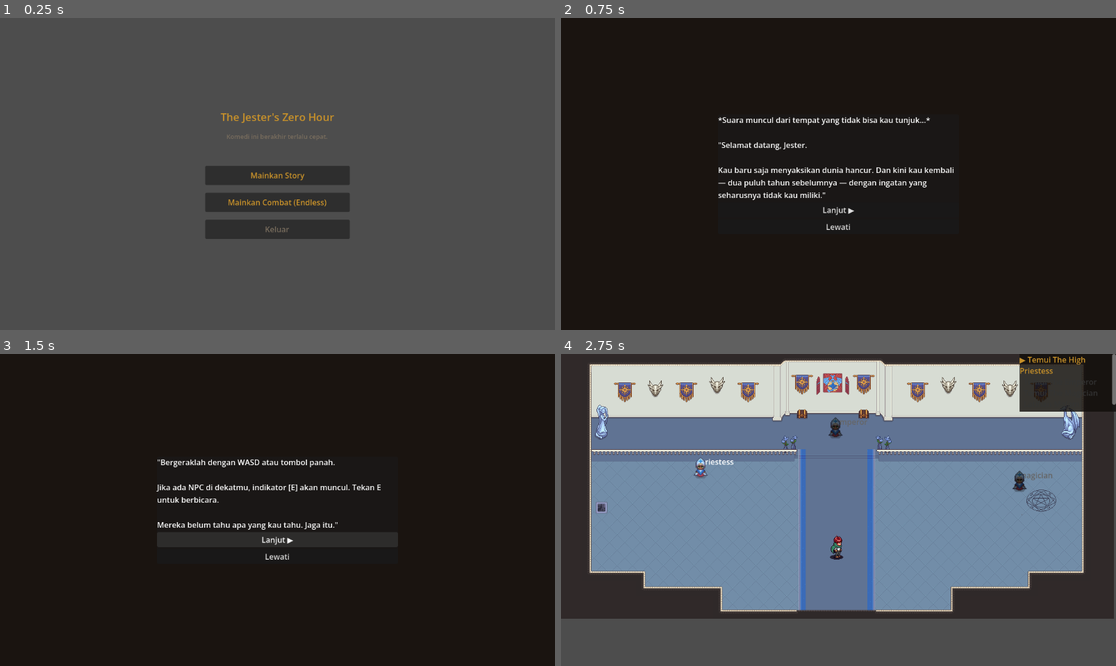
Above: before the commit, frames 1-4 (two rows, left to right).
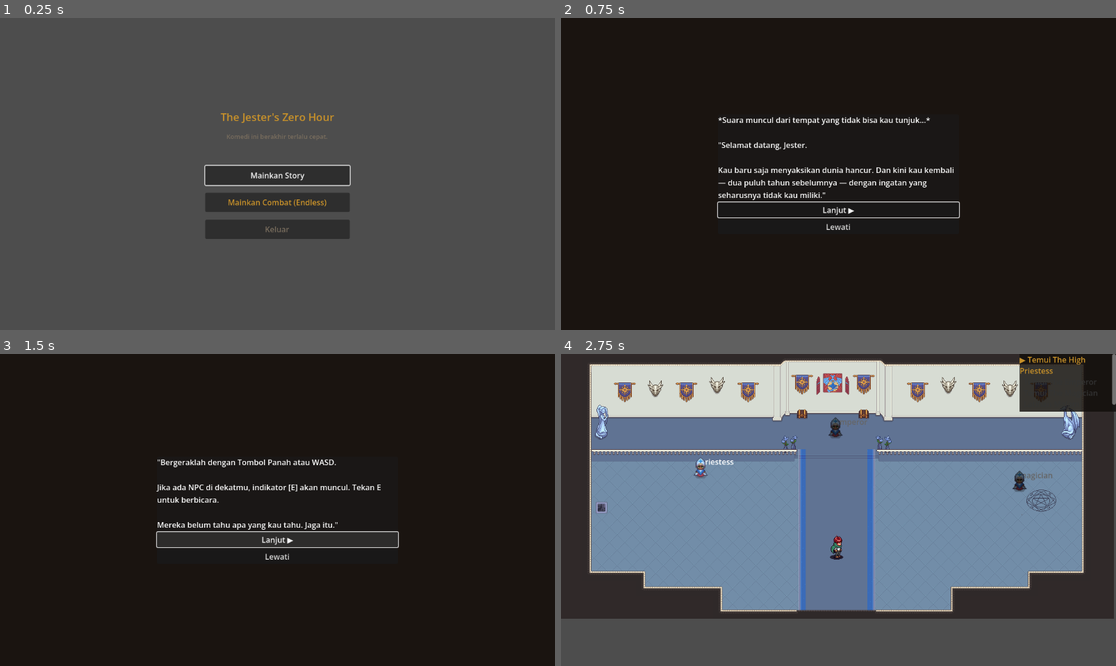
Above: after the commit, the same moments.

Repository: Jofadlan/the-jester-zero-hour
Game: Godot game, scene res://scenes/MainMenu.tscn
Same seed, same stepped clock (60 frames per second), same inputs: the game is played once before the commit and once after it.
Inputs:
- Up to frame 1 (0.25 s): no input
- Up to frame 2 (0.75 s): click "Mainkan Story" at 0.5 s
- Up to frame 3 (1.5 s): click "Lanjut ▶" at 1.25 s
- Up to frame 4 (2.75 s): click "Lewati" at 2 s

The runs differ from the first frame. In frame 1, 0.4% of the frame differs, in the area x 36-64%, y 46-54%; in frame 2, 0.3%; in frame 3, 0.5%, in the area x 28-72%, y 33-63%; in frame 4, nothing differs.

Commit message:
feat: reset story progress and improve keyboard controls
- Add WASD movement bindings
- Add button focus for Enter key navigation
- Reset GameManager state when starting a new story
- Clear collected jokers, corruption, gold, and dialogue flags

Diff:
--- a/project.godot
+++ b/project.godot
@@ -26,6 +26,46 @@
 
 [input]
 
+ui_accept={
+"deadzone": 0.5,
+"events": [Object(InputEventKey,"resource_local_to_scene":false,"resource_name":"","device":0,"window_id":0,"alt_pressed":false,"shift_pressed":false,"ctrl_pressed":false,"meta_pressed":false,"pressed":false,"keycode":4194309,"physical_keycode":0,"key_label":0,"unicode":0,"location":0,"echo":false,"script":null)
+, Object(InputEventKey,"resource_local_to_scene":false,"resource_name":"","device":0,"window_id":0,"alt_pressed":false,"shift_pressed":false,"ctrl_pressed":false,"meta_pressed":false,"pressed":false,"keycode":4194310,"physical_keycode":0,"key_label":0,"unicode":0,"location":0,"echo":false,"script":null)
+, Object(InputEventKey,"resource_local_to_scene":false,"resource_name":"","device":0,"window_id":0,"alt_pressed":false,"shift_pressed":false,"ctrl_pressed":false,"meta_pressed":false,"pressed":false,"keycode":32,"physical_keycode":0,"key_label":0,"unicode":32,"location":0,"echo":false,"script":null)
+, Object(InputEventKey,"resource_local_to_scene":false,"resource_name":"","device":-1,"window_id":0,"alt_pressed":false,"shift_pressed":false,"ctrl_pressed":false,"meta_pressed":false,"pressed":false,"keycode":0,"physical_keycode":69,"key_label":0,"unicode":101,"location":0,"echo":false,"script":null)
+]
+}
+ui_left={
+"deadzone": 0.5,
+"events": [Object(InputEventKey,"resource_local_to_scene":false,"resource_name":"","device":0,"window_id":0,"alt_pressed":false,"shift_pressed":false,"ctrl_pressed":false,"meta_pressed":false,"pressed":false,"keycode":4194319,"physical_keycode":0,"key_label":0,"unicode":0,"location":0,"echo":false,"script":null)
+, Object(InputEventJoypadButton,"resource_local_to_scene":false,"resource_name":"","device":-1,"button_index":13,"pressure":0.0,"pressed":false,"script":null)
+, Object(InputEventJoypadMotion,"resource_local_to_scene":false,"resource_name":"","device":-1,"axis":0,"axis_value":-1.0,"script":null)
+, Object(InputEventKey,"resource_local_to_scene":false,"resource_name":"","device":-1,"window_id":0,"alt_pressed":false,"shift_pressed":false,"ctrl_pressed":false,"meta_pressed":false,"pressed":false,"keycode":0,"physical_keycode":65,"key_label":0,"unicode":97,"location":0,"echo":false,"script":null)
+]
+}
+ui_right={
+"deadzone": 0.5,
+"events": [Object(InputEventKey,"resource_local_to_scene":false,"resource_name":"","device":0,"window_id":0,"alt_pressed":false,"shift_pressed":false,"ctrl_pressed":false,"meta_pressed":false,"pressed":false,"keycode":4194321,"physical_keycode":0,"key_label":0,"unicode":0,"location":0,"echo":false,"script":null)
+, Object(InputEventJoypadButton,"resource_local_to_scene":false,"resource_name":"","device":-1,"button_index":14,"pressure":0.0,"pressed":false,"script":null)
+, Object(InputEventJoypadMotion,"resource_local_to_scene":false,"resource_name":"","device":-1,"axis":0,"axis_value":1.0,"script":null)
+, Object(InputEventKey,"resource_local_to_scene":false,"resource_name":"","device":-1,"window_id":0,"alt_pressed":false,"shift_pressed":false,"ctrl_pressed":false,"meta_pressed":false,"pressed":false,"keycode":0,"physical_keycode":68,"key_label":0,"unicode":100,"location":0,"echo":false,"script":null)
+]
+}
+ui_up={
+"deadzone": 0.5,
+"events": [Object(InputEventKey,"resource_local_to_scene":false,"resource_name":"","device":0,"window_id":0,"alt_pressed":false,"shift_pressed":false,"ctrl_pressed":false,"meta_pressed":false,"pressed":false,"keycode":4194320,"physical_keycode":0,"key_label":0,"unicode":0,"location":0,"echo":false,"script":null)
+, Object(InputEventJoypadButton,"resource_local_to_scene":false,"resource_name":"","device":-1,"button_index":11,"pressure":0.0,"pressed":false,"script":null)
+, Object(InputEventJoypadMotion,"resource_local_to_scene":false,"resource_name":"","device":-1,"axis":1,"axis_value":-1.0,"script":null)
+, Object(InputEventKey,"resource_local_to_scene":false,"resource_name":"","device":-1,"window_id":0,"alt_pressed":false,"shift_pressed":false,"ctrl_pressed":false,"meta_pressed":false,"pressed":false,"keycode":0,"physical_keycode":87,"key_label":0,"unicode":119,"location":0,"echo":false,"script":null)
+]
+}
+ui_down={
+"deadzone": 0.5,
+"events": [Object(InputEventKey,"resource_local_to_scene":false,"resource_name":"","device":0,"window_id":0,"alt_pressed":false,"shift_pressed":false,"ctrl_pressed":false,"meta_pressed":false,"pressed":false,"keycode":4194322,"physical_keycode":0,"key_label":0,"unicode":0,"location":0,"echo":false,"script":null)
+, Object(InputEventJoypadButton,"resource_local_to_scene":false,"resource_name":"","device":-1,"button_index":12,"pressure":0.0,"pressed":false,"script":null)
+, Object(InputEventJoypadMotion,"resource_local_to_scene":false,"resource_name":"","device":-1,"axis":1,"axis_value":1.0,"script":null)
+, Object(InputEventKey,"resource_local_to_scene":false,"resource_name":"","device":-1,"window_id":0,"alt_pressed":false,"shift_pressed":false,"ctrl_pressed":false,"meta_pressed":false,"pressed":false,"keycode":0,"physical_keycode":83,"key_label":0,"unicode":115,"location":0,"echo":false,"script":null)
+]
+}
 interact={
 "deadzone": 0.2,
 "events": [Object(InputEventKey,"resource_local_to_scene":false,"resource_name":"","device":-1,"window_id":0,"alt_press …(192 unchanged characters)…
--- a/scenes/CombatScene.gd
+++ b/scenes/CombatScene.gd
@@ -74,6 +74,10 @@
 	8: "Straight Flush", 9: "Royal Flush"}
 
 func _ready():
+	btn_choice1.grab_focus()
+	btn_choice2.grab_focus()
+	btn_continue.grab_focus()
+	btn_stop.grab_focus()
 	evaluator = HandEvaluator.new()
 	jp_manager.jp_changed.connect(_on_jp_changed)
 
@@ -560,6 +564,9 @@
 			return
 
 func _trigger_narrative(phase: NarrativePhase):
+	btn_tutorial_next.grab_focus()
+	btn_choice1.grab_focus()
+	btn_choice2.grab_focus()
 	_set_combat_ui_visible(false)
 	phase.already_triggered = true
 	current_narrative = phase
@@ -633,6 +640,7 @@
 	hand_type_label.text = "Deck: " + ", ".join(names) + "..."
 
 func _show_tutorial() -> void:
+	btn_tutorial_next.grab_focus()
 	_set_combat_ui_visible(false)
 	tutorial_panel.visible = true
 	tutorial_text.text = _tutorial_slides[0]
@@ -643,6 +651,7 @@
 	_end_tutorial()
 
 func _on_tutorial_next():
+	btn_tutorial_next.grab_focus()
 	_tutorial_index += 1
 	if _tutorial_index >= _tutorial_slides.size():
 		_end_tutorial()
--- a/scenes/MainMenu.gd
+++ b/scenes/MainMenu.gd
@@ -5,12 +5,16 @@
 @onready var btn_quit    : Button = $UI/VBox/BtnQuit
 
 func _ready() -> void:
+	btn_quit.grab_focus()
+	btn_endless.grab_focus()
+	btn_story.grab_focus()
 	btn_story.pressed.connect(_on_story)
 	btn_endless.pressed.connect(_on_endless)
 	btn_quit.pressed.connect(_on_quit)
 
 func _on_story() -> void:
 	GameManager.combat_mode = "normal"
+	GameManager.reset_progress()
 	get_tree().change_scene_to_file("res://scenes/TutorialScene.tscn")
 
 func _on_endless() -> void:
--- a/scenes/RoyalHall.gd
+++ b/scenes/RoyalHall.gd
@@ -24,7 +24,7 @@
 	$UI.visible = true
 	dialogue_box.hide()
 	popup_panel.hide()
-
+	btn_close.grab_focus()
 	btn_next.pressed.connect(_advance_dialogue)
 	btn_close.pressed.connect(_close_dialogue)
 	btn_choice_1.pressed.connect(_on_choice_pressed.bind(0))
@@ -247,6 +247,7 @@
 var _on_dialogue_end: Callable = Callable()
 
 func _open_dialogue(speaker: String, lines: Array[String], choices: Array = [], on_end: Callable = Callable()) -> void:
+	btn_next.grab_focus()
 	_current_speaker  = speaker
 	_dialogue_queue   = lines.duplicate()
 	_pending_choices  = choices
@@ -270,6 +271,7 @@
 		_on_dialogue_end.call()
 		_on_dialogue_end = Callable()
 func _advance_dialogue():
+	btn_next.grab_focus()
 	if not _dialogue_queue.is_empty():
 		label_speaker.text = _current_speaker
 		label_text.text    = _dialogue_queue.pop_front()
--- a/scenes/TutorialScene.gd
+++ b/scenes/TutorialScene.gd
@@ -9,7 +9,7 @@
 
 const SLIDES: Array[String] = [
 	"*Suara muncul dari tempat yang tidak bisa kau tunjuk...*\n\n\"Selamat datang, Jester.\n\nKau baru saja menyaksikan dunia hancur. Dan kini kau kembali — dua puluh tahun sebelumnya — dengan ingatan yang seharusnya tidak kau miliki.\"",
-	"\"Bergeraklah dengan WASD atau tombol panah.\n\nJika ada NPC di dekatmu, indikator [E] akan muncul. Tekan E untuk berbicara.\n\nMereka belum tahu apa yang kau tahu. Jaga itu.\"",
+	"\"Bergeraklah dengan Tombol Panah atau WASD.\n\nJika ada NPC di dekatmu, indikator [E] akan muncul. Tekan E untuk berbicara.\n\nMereka belum tahu apa yang kau tahu. Jaga itu.\"",
 	"\"Kau akan bertarung. Bukan dengan pedang — dengan kartu.\n\nBentuk kombinasi poker terbaik dari 7 kartu yang diberikan. Skor terakumulasi hingga mencapai target.\n\nJika gagal... ada konsekuensinya.\"",
 	"*Suara itu memudar, hampir seperti tidak pernah ada*\n\n\"Aku tidak bisa memberitahumu apa yang benar. Tidak ada yang bisa.\n\nYang bisa kulakukan hanya menemanimu — sampai kau tidak membutuhkanku lagi.\n\nAtau sampai semuanya berakhir. Lagi.\""
 ]
@@ -24,12 +24,14 @@
 	text_label.text = SLIDES[0]
 	btn_next.text = "Lanjut ▶"
 	btn_skip.text = "Lewati"
+	btn_next.grab_focus()
 
 func _on_skip() -> void:
 	GameManager.complete_tutorial()
 	_go_to_royal_hall()
 
 func _on_next() -> void:
+	btn_next.grab_focus()
 	_index += 1
 	if _index >= SLIDES.size():
 		GameManager.tutorial_done = true
--- a/scripts/GameManager.gd
+++ b/scripts/GameManager.gd
@@ -141,3 +141,18 @@
 	tutorial_done = true
 
 var target_spawn_node: String = ""
+
+func reset_progress() -> void:
+	joker_slots = [null, null]
+	collected_jokers = []
+	corruption = 0
+	gold = 0
+	talked_to_priestess = false
+	talked_to_emperor = false
+	talked_to_magician = false
+	normal_combat_cleared = false
+	combat_mode = "normal"
+	tutorial_done = false
+	target_spawn_node = ""
+	_init_discovery_state()
+	UICorruptionTint.force_sync()
